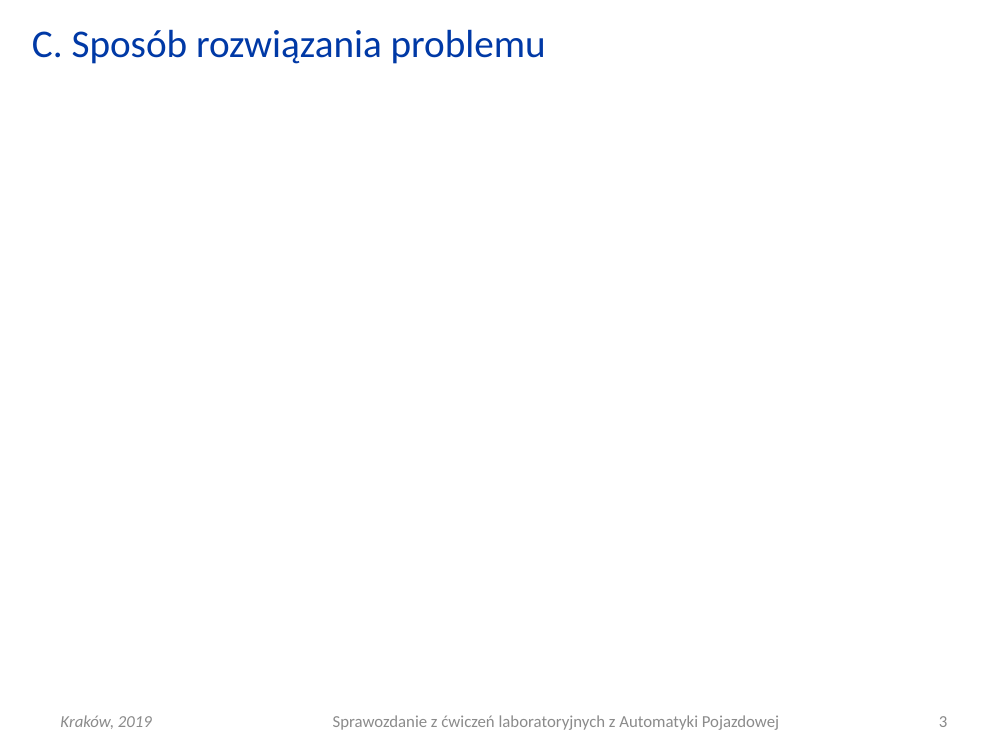
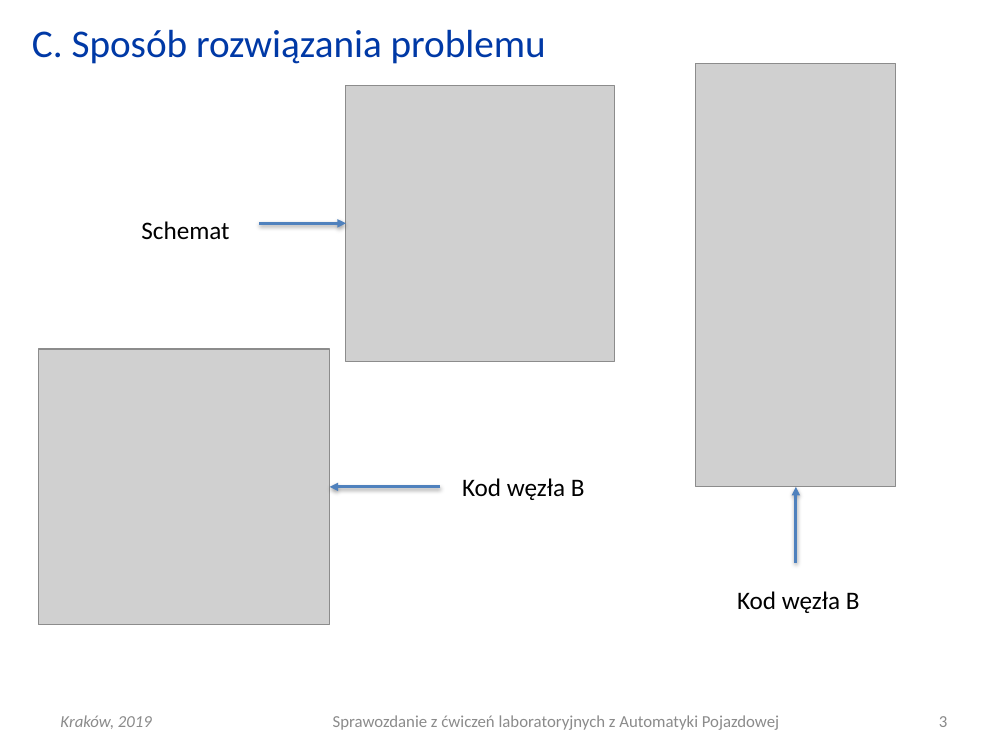
Before and after one commit to Katarzyna-W/AP, a slide deck: slide 3 of Lab4_architektura/AP_L04_20190320_0800_G01.pptx. Drawn at 1008x756 pixels with LibreOffice and Linux fonts; fonts in the diff are those of the drawing; grey boxes stand for pictures. Boxes give left, top, right and bottom in pixels: in the first picture for what was removed or moved away, otherwise in the second. Text is boxed around its words. In the diff, an @@ line names an element or a change of style, - is before the commit and + after.

```diff
--- a/Lab4_architektura/AP_L04_20190320_0800_G01.pptx
+++ b/Lab4_architektura/AP_L04_20190320_0800_G01.pptx
@@ picture added at <box>346,86,614,362</box> @@
@@ picture added at <box>696,64,896,487</box> @@
@@ text added at <box>141,221,229,239</box>, 18 pt, text #000000 @@
+Schemat
@@ arrow added from (259, 224) to (346, 224), #4F81BD 2 pt @@
@@ picture added at <box>38,349,330,625</box> @@
@@ text added at <box>462,478,585,500</box>, 18 pt, text #000000 @@
+Kod węzła B
@@ arrow added from (440, 487) to (330, 487), #4F81BD 2 pt @@
@@ arrow added from (796, 562) to (796, 487), #4F81BD 2 pt @@
@@ text added at <box>737,591,860,613</box>, 18 pt, text #000000 @@
+Kod węzła B
```
Also in this commit, not shown: 1 other slide changed, 8 other files.
